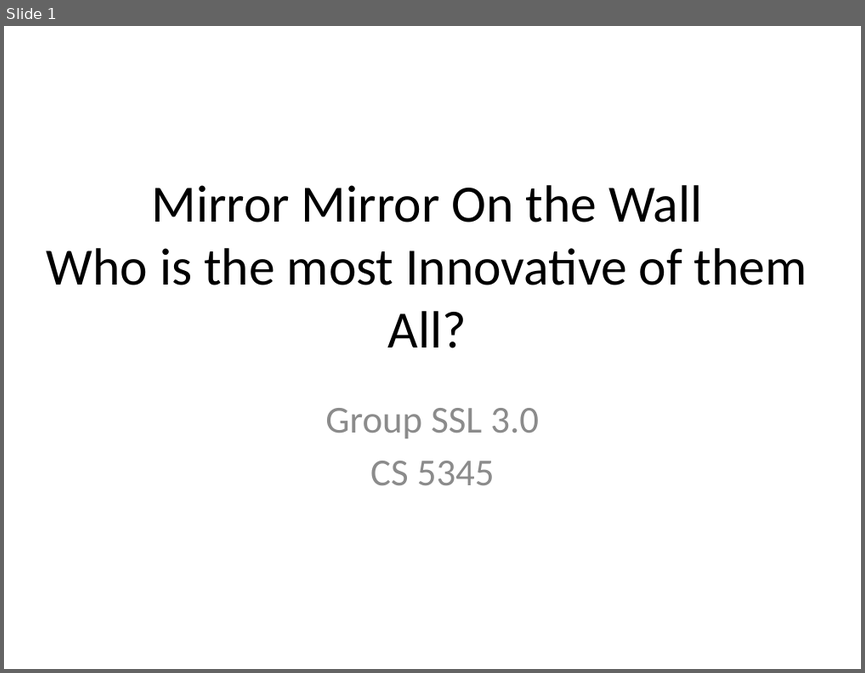
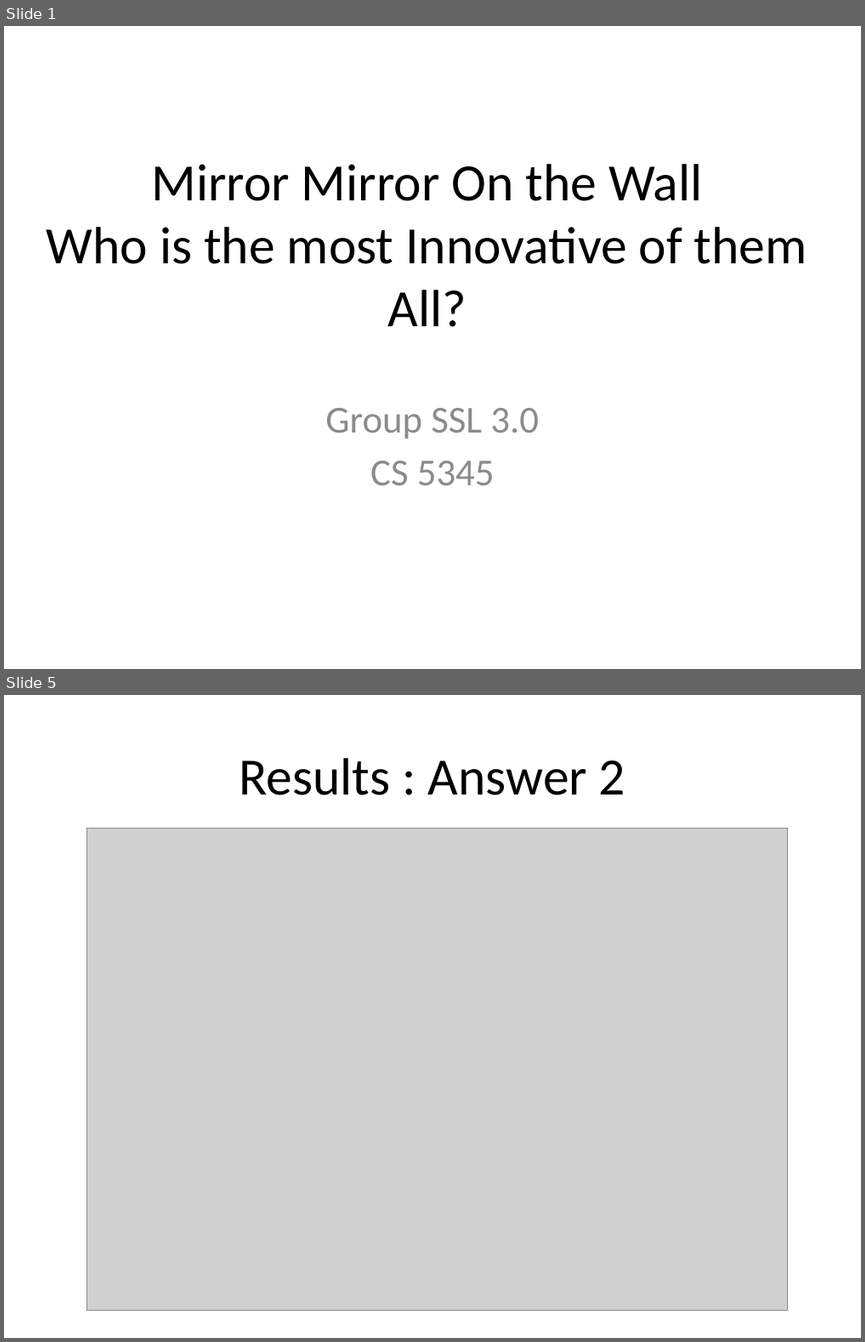
Before and after one commit to loiluu/cs5345.a3, a slide deck: SSL_3.0.pptx. Shown one above the other, each under a label of ours: slide 1 before the commit, slides 1 and 5 after it; the slides between them are not shown. The pictures are 865x673 and 865x1342 pixels, drawn with LibreOffice and Linux fonts; fonts in the diff are those of the drawing; grey boxes stand for pictures. Boxes give left, top, right and bottom in pixels: in the first picture for what was removed or moved away, otherwise in the second. Text is boxed around its words. In the diff, an @@ line names an element or a change of style, - is before the commit and + after.

```diff
--- a/SSL_3.0.pptx
+++ b/SSL_3.0.pptx
@@ slide 5 added at <box>4,695,861,1338</box>, background #FFFFFF @@
@@ title added at <box>239,758,625,795</box>, 44 pt, text #000000 @@
+Results : Answer 2
@@ picture added at <box>87,828,787,1310</box> @@
@@ slide 1 changed as well @@
@@ title "Mirror Mirror On the Wall ...": place and size @@
-title "Mirror Mirror On the Wall ..." at <box>46,185,807,348</box>
+title "Mirror Mirror On the Wall ..." at <box>46,164,807,327</box>
```
Also in this commit, not shown: 4 other slides added.
